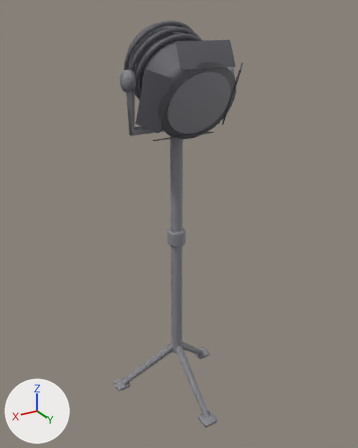
Renders of the glTF model assets/meshes/SlaparazziSpotlight.glb from each side of a commit.
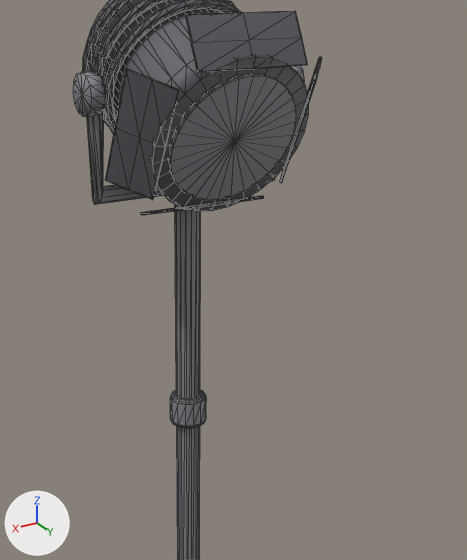
There are two pictures of each version: one whole from a 50 mm camera at (5.13, 8.65, 8.8) aimed at (0.0, 0.11, 4.53), one close up on the part from 23% to 88% of the width and 8% to 70% of the height. Arrows for +X, +Y and +Z are at lower left; the lights stay in place. The first two pictures are the older version. The close-ups show mesh edges as thin lines. Vertices at exactly the same position are counted once.

The first close-up shows 'Can', 'Lens', 'Stand'.
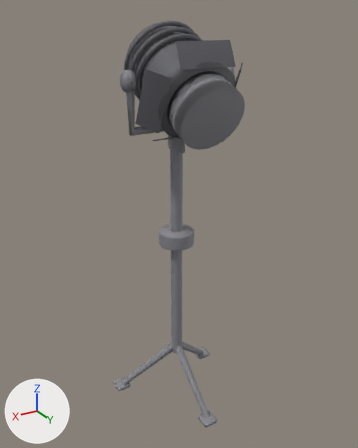
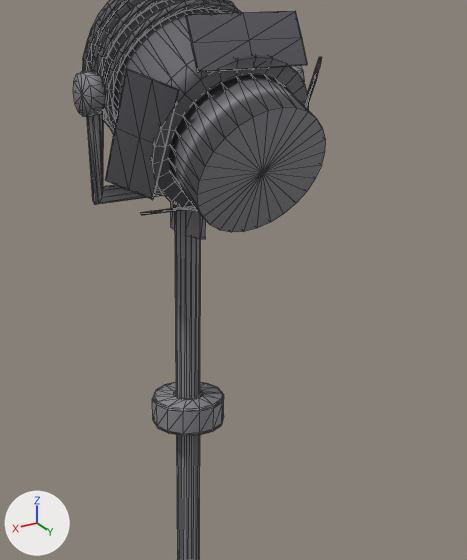
Where the change shows, as pixel boxes [x1, y1, x2, y2] in the close-ups (467 x 560 px; the box of a moved part takes in the faces that stretch with it):
'Lens', reshaped (23% wider, 25% taller): before [169, 74, 296, 200]; after [169, 74, 326, 232]
part 1 of me_stand, moved or reshaped: before [170, 391, 206, 428]; after [152, 382, 224, 436]
part 2 of me_stand, moved or reshaped (not visible before): after [171, 203, 206, 240]

Diff of the bpy script that builds the scene:
```diff
--- a/assets/meshes/SlaparazziSpotlight.glb.py
+++ b/assets/meshes/SlaparazziSpotlight.glb.py
@@ me_stand @@
 me_stand.from_pydata(...)  # 408 vertices, 760 faces; spans x -1.39..1.39, y -0.88..1.58, z 0.0..7.8
 # used by ob_stand; location = (0.0, 0.0, 0.0)
 # before: 340 (-0.03, 0.1, 6.15), 341 (-0.03, -0.1, 6.15), 342 (-0.03, 0.1, 6.7), 343 (-0.03, -0.1, 6.7), 346 (0.03, 0.1, 6.15)
 # before: 347 (0.03, -0.1, 6.15), 348 (0.03, 0.1, 6.7), 349 (0.03, -0.1, 6.7)
+# me_stand part 1: all 84 vertices in x -0.2..0.2, y -0.19..0.19, z 4.01..4.34 are scaled about their middle by (2, 2, 1)
+# me_stand part 2
+for i in [341, 343, 347, 349]: me_stand.vertices[i].co += Vector((0.0, -0.2, 0.0))
+for i in [340, 342, 346, 348]: me_stand.vertices[i].co += Vector((0.0, 0.2, 0.0))
 me_stand.materials.append(mat_stand)
@@ me_lens @@
 # used by ob_lens; location = (0.0, 0.0, 0.0)
-me_lens.from_pydata(...)  # 58 vertices, 112 faces; spans x -0.66..0.66, y 0.519..1.131, z 6.605..7.826
+me_lens.from_pydata(...)  # 58 vertices, 112 faces; spans x -0.66..0.66, y 0.519..1.585, z 6.395..7.826
+# me_lens part 3: the whole mesh is multiplied about its middle by the matrix ((1.0, 0.0, 0.0), (0.0, 7.858, -3.198), (0.0, -3.164, 2.476)), then moved by (0.0, 0.227, -0.105)
 me_lens.materials.append(mat_lens)
```
